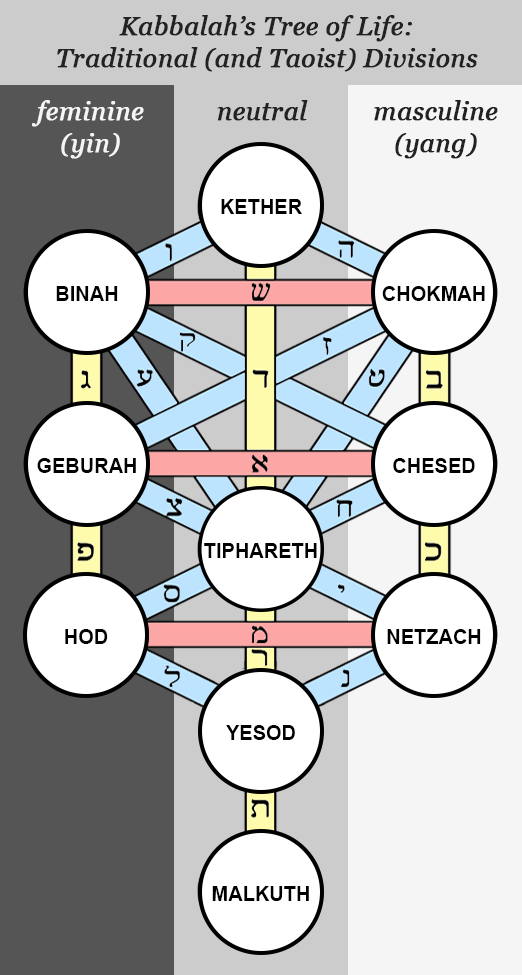
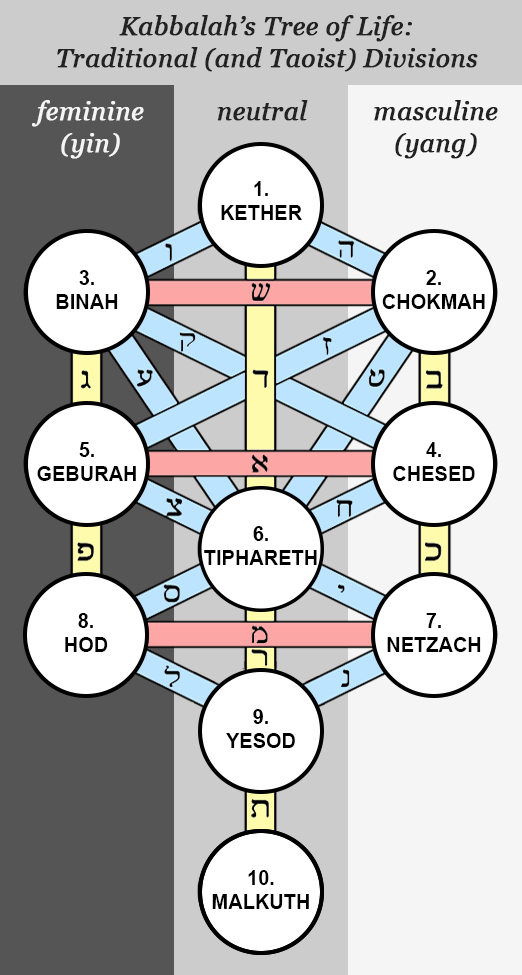
Layered file, before and after one edit (522x975). Changes by layer:
renamed "Layer 1" to "Layer 2", painted on it over [37,181,485,955]
